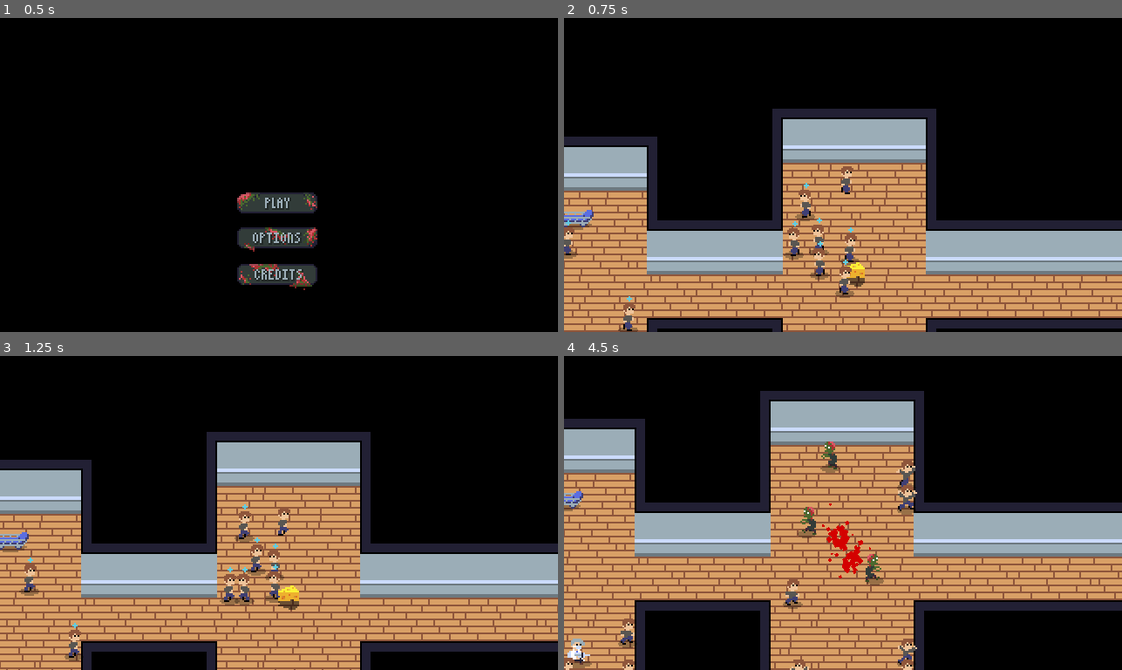
Above: before the commit, frames 1-4 (two rows, left to right).
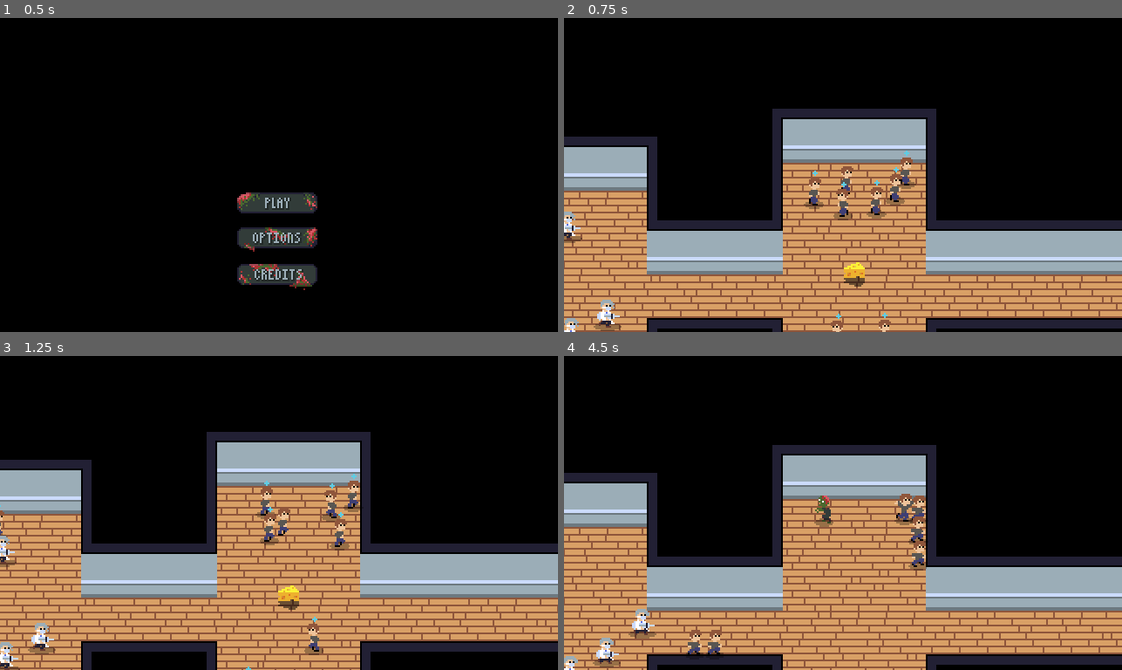
Above: after the commit, the same moments.

Repository: lucasericsson222/gmtk2024
Game: Godot game, scene res://scenes/menu.tscn
Same seed, same stepped clock (60 frames per second), same inputs: the game is played once before the commit and once after it.
Inputs (mouse positions are in pixels of both pictures, inside the frame that each line leads up to):
- Up to frame 1 (0.5 s): no input
- Up to frame 2 (0.75 s): click (843, 203) at 0.5 s
- Up to frame 3 (1.25 s): no input
- Up to frame 4 (4.5 s): tap Enter at 1.25 s; move the mouse to (965, 497) at 1.27 s; hold D (right) 1.28-2.03 s; hold Shift (clump) 1.28-2.03 s; move the mouse to (731, 528) at 2.02 s; hold S (down) 2.03-2.78 s; tap Space (spread) at 2.1 s; move the mouse to (898, 443) at 2.77 s; hold D (right) 2.78-3.53 s; hold F (throw) 2.78-3.53 s; move the mouse to (815, 575) at 3.52 s; hold W (up) 3.53-4.28 s; tap Shift (clump) at 3.6 s; move the mouse to (1010, 560) at 4.27 s; hold A (left) from 4.28 s (still down); hold Space (spread) from 4.28 s (still down)

Frame 1 is identical in both runs. In frame 2, 3.1% of the frame differs, in the area x 0-64%, y 42-100%; in frame 3, 3.3%; in frame 4, 58%, in the area x 0-100%, y 11-100%.

Commit message:
Allow for dodging of doctor beams, and more doctors

Diff:
--- a/procedural.gd
+++ b/procedural.gd
@@ -88,7 +88,7 @@
 				var human_instance = human_scene.instantiate()
 				add_to_room_random_position(room, human_instance)
 		if room.dist > doctor_dist_spawn_minimum:
-			for i in range(0, randi_range(1, max(room.dist, 1))):
+			for i in range(0, randi_range(3, max(room.dist, 3))):
 				var doctor_instance = doctor_scene.instantiate()
 				add_to_room_random_position(room, doctor_instance)
 
--- a/scenes/doctor.tscn
+++ b/scenes/doctor.tscn
@@ -209,4 +209,9 @@
 position = Vector2(0, 2)
 texture = ExtResource("6_ku14f")
 
+[node name="SyringeAttackDelayTimer" type="Timer" parent="."]
+wait_time = 0.25
+one_shot = true
+
 [connection signal="timeout" from="SyringeRechargeTimer" to="." method="_on_syringe_recharge_timer_timeout"]
+[connection signal="timeout" from="SyringeAttackDelayTimer" to="." method="_on_syringe_attack_delay_timer_timeout"]
--- a/scripts/doctor.gd
+++ b/scripts/doctor.gd
@@ -1,6 +1,6 @@
 extends CharacterBody2D
 
-enum {RUNNING, TRACKING, ATTACKING}
+enum {RUNNING, TRACKING, ATTACKING, SHOOTING}
 
 var state = RUNNING
 var max_speed: float = 60
@@ -30,6 +30,8 @@
 	queue_redraw()
 
 func _physics_process(_delta: float) -> void:
+	if state == SHOOTING:
+		return
 	if $AnimatedSprite2D.animation == "death":
 		velocity = Vector2.ZERO
 		dead = true
@@ -68,19 +70,9 @@
 				velocity /= 1.5
 
 			if displacement.length() < fire_range:
-				var laser_instance = syringe_laser_scene.instantiate()
-				laser_instance.is_flipped = facing
-				var laser_offset
-				if facing:
-					laser_offset = Vector2(-laser_length/2.0, 0) # sprite is laser_length long, centered, so half of laser length uncenters
-				else:
-					laser_offset = Vector2(laser_length/2.0, 0)
-				laser_instance.position = laser_offset
-				add_child(laser_instance)
-				state = TRACKING
-				syringeIsFull = false
-				$SyringeRechargeTimer.start()
-				$AnimatedSprite2D.animation = "empty"
+				$SyringeAttackDelayTimer.start()
+				state = SHOOTING
+				$AnimatedSprite2D.pause()
 
 
 	velocity /= 1.1
@@ -89,6 +81,8 @@
 
 
 	move_and_slide()
+
+
 
 func _on_syringe_recharge_timer_timeout() -> void:
 	if dead:
@@ -117,3 +111,27 @@
 			minvalue = curvalue.length()
 			minitem = item
 	return minitem
+
+
+func _on_syringe_attack_delay_timer_timeout() -> void:
+	if target == null:
+		return
+	if !is_instance_valid(target):
+		target = null
+		return
+	var laser_instance = syringe_laser_scene.instantiate()
+	var displacement = target.position - position
+	var facing = displacement.x < 0
+	laser_instance.is_flipped = facing
+	var laser_offset
+	if facing:
+		laser_offset = Vector2(-laser_length/2.0, 0) # sprite is laser_length long, centered, so half of laser length uncenters
+	else:
+		laser_offset = Vector2(laser_length/2.0, 0)
+	laser_instance.position = laser_offset
+	add_child(laser_instance)
+	state = TRACKING
+	syringeIsFull = false
+	$SyringeRechargeTimer.start()
+	$AnimatedSprite2D.animation = "empty"
+	$AnimatedSprite2D.play()
